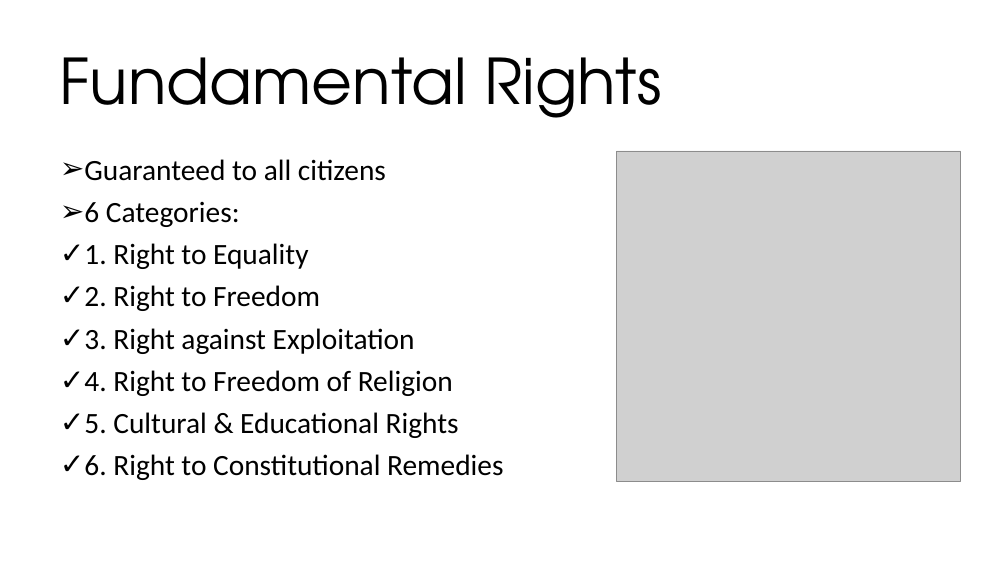
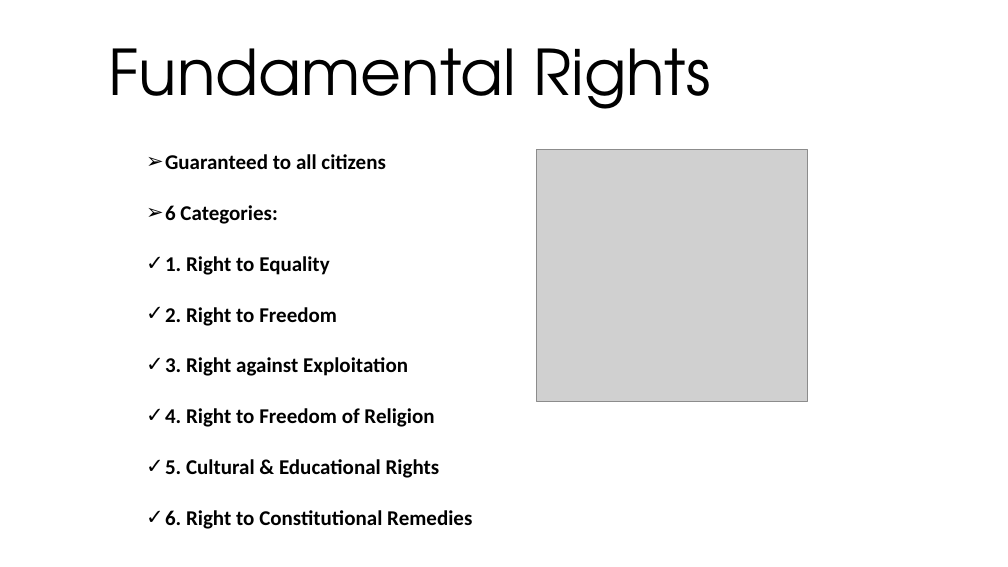
Before and after one commit to ParthHaker/ppt, a slide deck: slide 6 of The Constitution of India.pptx. Drawn at 1008x567 pixels with LibreOffice and Linux fonts; fonts in the diff are those of the drawing; grey boxes stand for pictures; background and template pictures are left out. Boxes give left, top, right and bottom in pixels: in the first picture for what was removed or moved away, otherwise in the second. Text is boxed around its words. In the diff, an @@ line names an element or a change of style, - is before the commit and + after.

```diff
--- a/The Constitution of India.pptx
+++ b/The Constitution of India.pptx
@@ title "Fundamental Rights": place and size @@
-title "Fundamental Rights" at box(60, 57, 661, 118)
+title "Fundamental Rights" at box(109, 48, 710, 109)
@@ text "Guaranteed to all citizens": place and size @@
-text "Guaranteed to all citizens" at box(84, 159, 503, 480)
+text "Guaranteed to all citizens" at box(165, 154, 472, 529)
@@ text "Guaranteed to all citizens" at box(165, 154, 472, 529): size 28 to 20 pt, bold on; line spacing 0.9 to 1.6 @@
@@ picture: place and size @@
-picture at box(617, 151, 961, 482)
+picture at box(536, 149, 808, 401)
```
Also in this commit, not shown: 6 other slides changed.
